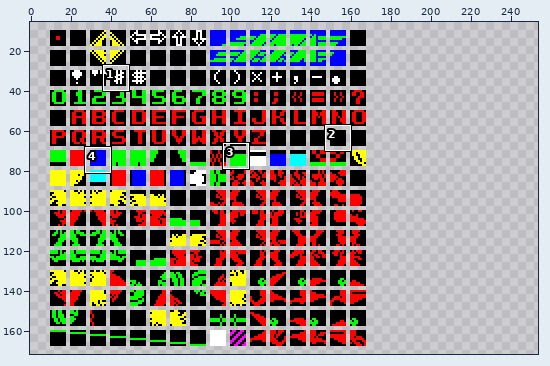
Two versions of one sprite sheet, SpriteRotate/newtiles.png. Above: a wide view before the commit, with the close-up outlined.
Close-up. Old version:
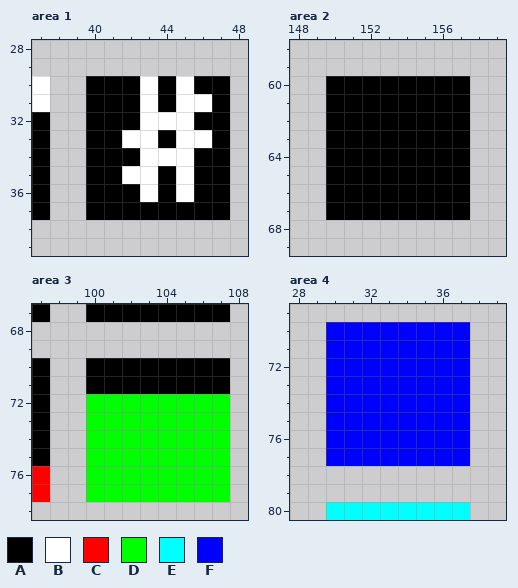
The file is 180x178 pixels. Pixels under 10% opacity are left out. Colours within 5 levels of each other are drawn and written as one. Shown: area 1: x 37..48, y 28..39; area 2: x 148..159, y 58..69; area 3: x 97..108, y 67..78; area 4: x 28..39, y 69..80. The old version is drawn lined up with the new one, on the new canvas. The wide view leaves out empty margins. The commit also changed other parts of the picture, which this record leaves out.
Palette (. is transparent): A #000000  B #ffffff  C #ff0000  D #00ff00  E #00ffff  F #0000ff
Pixels before, area 1, first column x 37:
30 B..AAABABAA
31 B..AAABABBA
32 A..AAABBBAA
33 A..AABBABBA
34 A..AAABBBAA
35 A..AABBABAA
36 A..AAABABAA
37 A..AAAAAAAA
Pixels before, area 2, first column x 150:
60 AAAAAAAA
61 AAAAAAAA
62 AAAAAAAA
63 AAAAAAAA
64 AAAAAAAA
65 AAAAAAAA
66 AAAAAAAA
67 AAAAAAAA
Pixels before, area 3, first column x 97:
67 A..AAAAAAAA
68 ...........
69 ...........
70 A..AAAAAAAA
71 A..AAAAAAAA
72 A..DDDDDDDD
73 A..DDDDDDDD
74 A..DDDDDDDD
75 A..DDDDDDDD
76 C..DDDDDDDD
77 C..DDDDDDDD
Pixels before, area 4, first column x 30:
70 FFFFFFFF
71 FFFFFFFF
72 FFFFFFFF
73 FFFFFFFF
74 FFFFFFFF
75 FFFFFFFF
76 FFFFFFFF
77 FFFFFFFF
78 ........
79 ........
80 EEEEEEEE
After:
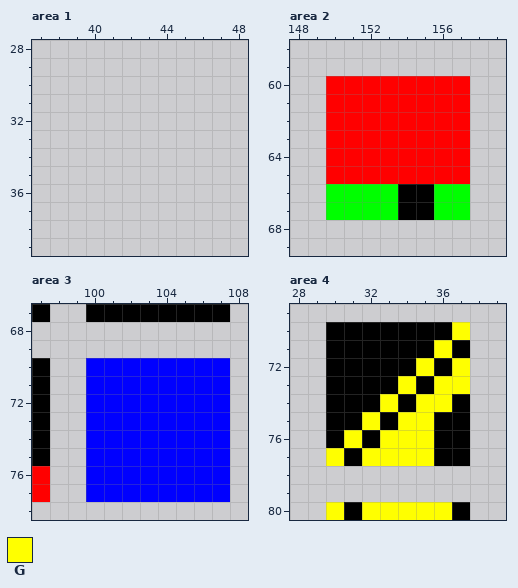
Colours new in this view: G #ffff00
What changed:
canvas 180x178 -> 258x178
Changed rows in their new state; - is an unchanged pixel.
Area 1:
first column x 37:
30 .--........
31 .--........
32 .--........
33 .--........
34 .--........
35 .--........
36 .--........
37 .--........
Area 2:
first column x 150:
60 CCCCCCCC
61 CCCCCCCC
62 CCCCCCCC
63 CCCCCCCC
64 CCCCCCCC
65 CCCCCCCC
66 DDDD--DD
67 DDDD--DD
Area 3:
first column x 100:
70 FFFFFFFF
71 FFFFFFFF
72 FFFFFFFF
73 FFFFFFFF
74 FFFFFFFF
75 FFFFFFFF
76 FFFFFFFF
77 FFFFFFFF
Area 4:
first column x 30:
70 AAAAAAAG
71 AAAAAAGA
72 AAAAAGAG
73 AAAAGAGG
74 AAAGAGGA
75 AAGAGGAA
76 AGAGGGAA
77 GAGGGGAA
80 GAGGGGGA
Changed places in both close-ups, as pixel boxes (x1, y1, x2, y2):
erased: (32, 76, 230, 220)
changed: (326, 76, 470, 220)
changed: (86, 358, 230, 502)
changed: (326, 322, 470, 520)
